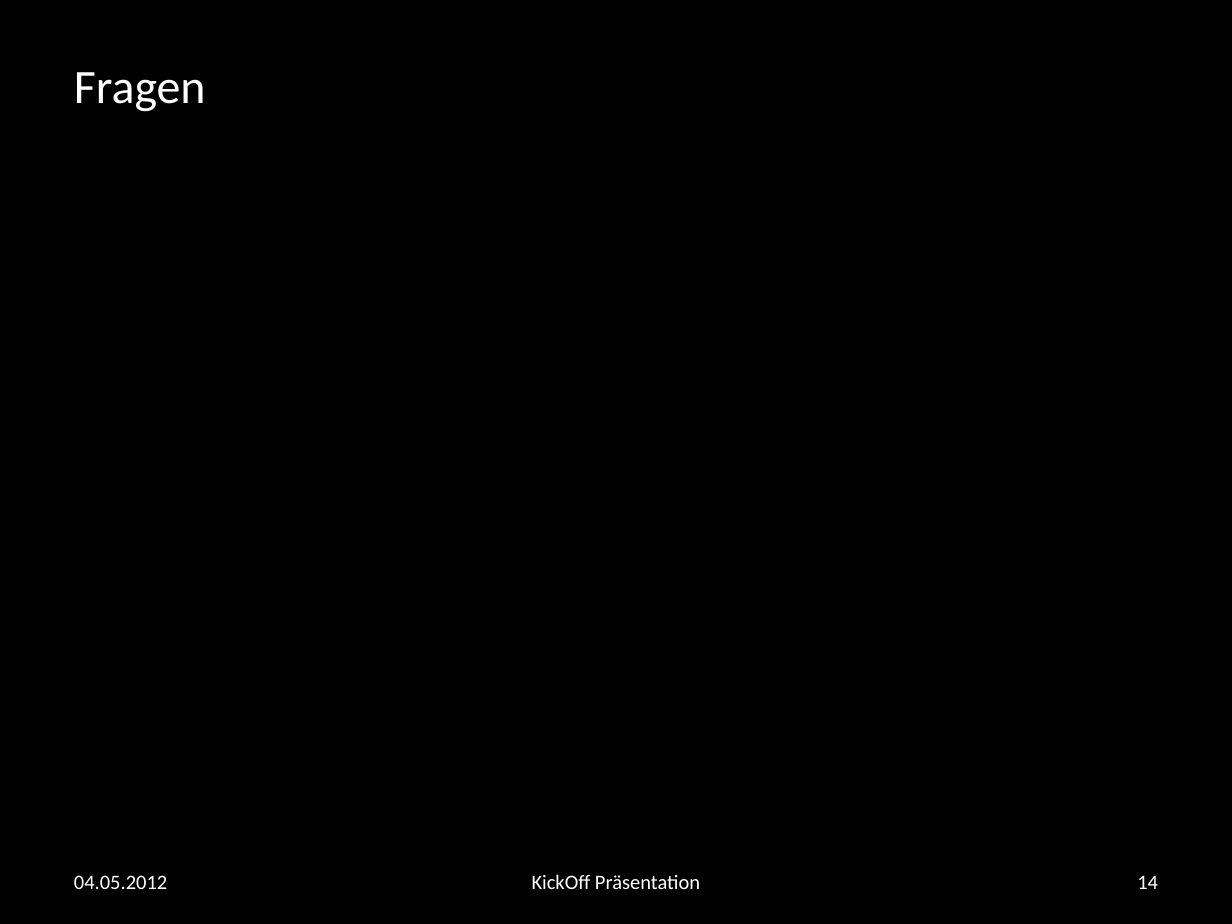
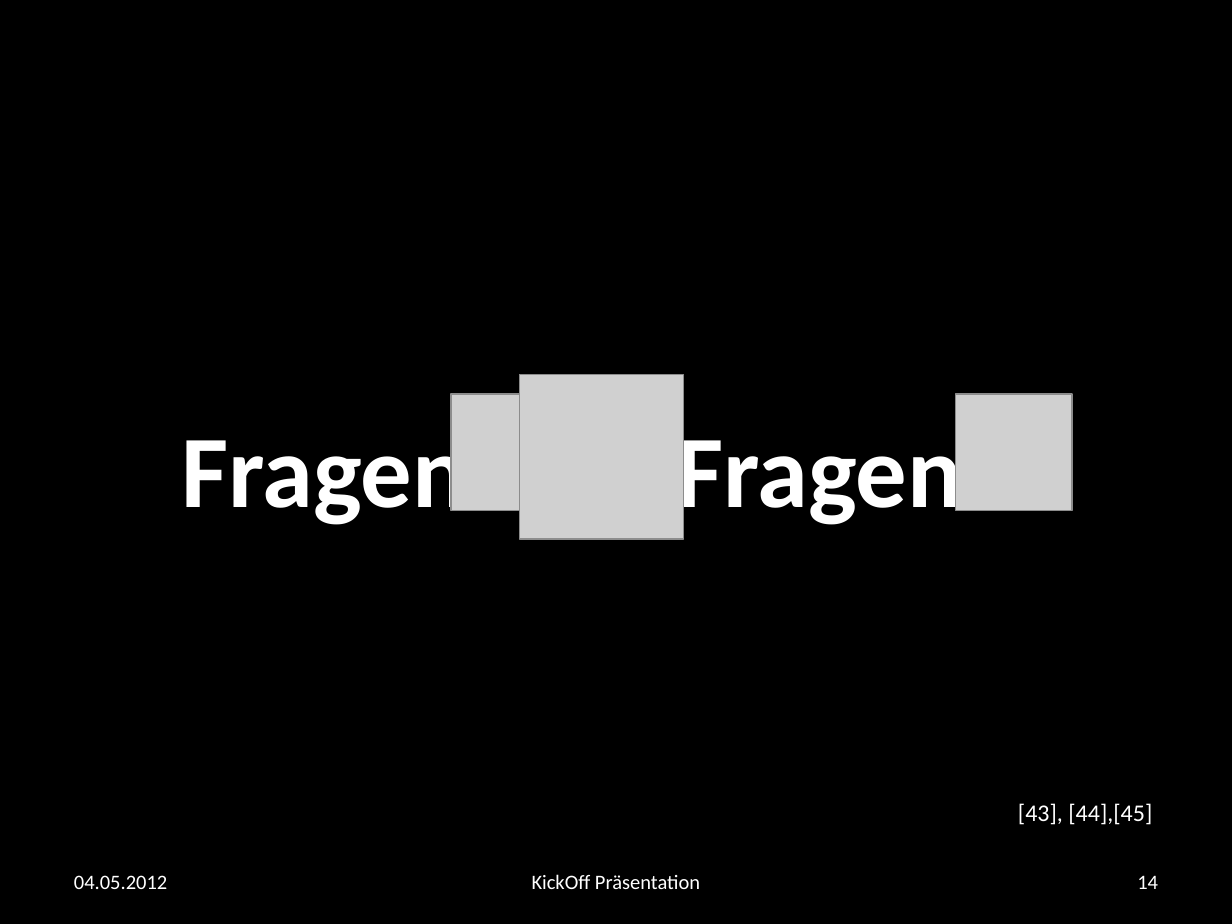
Before and after one commit to andreasnuesslein/swp_kp2_2012_gruppe1, a slide deck: slide 14 of KickOff-Praesentation/vorlage.pptx. Drawn at 1232x924 pixels with LibreOffice and Linux fonts; fonts in the diff are those of the drawing; grey boxes stand for pictures; background and template pictures are left out. Boxes give left, top, right and bottom in pixels: in the first picture for what was removed or moved away, otherwise in the second. Text is boxed around its words. In the diff, an @@ line names an element or a change of style, - is before the commit and + after.

```diff
--- a/KickOff-Praesentation/vorlage.pptx
+++ b/KickOff-Praesentation/vorlage.pptx
@@ title removed at <box>74,72,206,112</box> @@
-Fragen
@@ picture added at <box>520,375,684,538</box> @@
@@ picture added at <box>451,394,567,510</box> @@
@@ picture added at <box>956,394,1072,510</box> @@
@@ text added at <box>181,422,962,531</box>, 60 pt, text #FFFFFF, bold @@
+Fragen Fragen
@@ text added at <box>1018,803,1152,825</box>, 14 pt, text #FFFFFF @@
+[43], [44],[45]
```
Also in this commit, not shown: 10 other slides changed, 1 other file.
